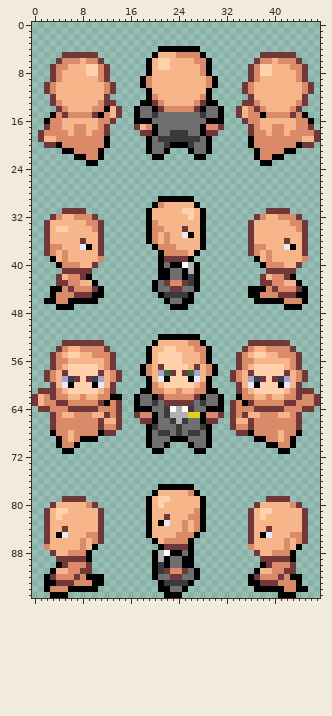
Sprite sheet -- skin/fighter/bankier/trainer.png. That is the earlier state.
The file is 48x96 pixels.
The same view after the edit:
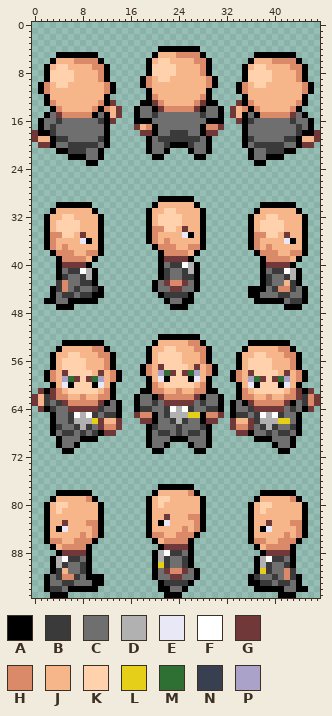
Palette (. is transparent): A #000000  B #3a3a3a  C #6f6f6f  D #b1b1b1  E #e8e8f6  F #ffffff  G #703838  H #da8a68  J #f6b68a  K #ffd1ad  L #e5cf18  M #2e6f33  N #373f50  P #aaa2c8
Message: SKIN proportion du nue refait le skin du bankier peux ce deplacer
Diff:
Changed rows in their new state; - is an unchanged pixel.
first column x 0:
 5 ----AAAAAAA--------------------------AAAAAAA---
 6 ---AJJJ-H--A------------------------AJJJH---A--
 7 --AJKK---JH-A-------K--K-----------AJK-J-----A-
 8 --AKKKK--JJ-A-------KKKK-----------AKK-------A-
 9 --AKKKK-----A--------KK------------AKKKK-----A-
10 -AHJKK-------A--------------------AHJKK-------A
11 -AHJ---------A--------------------AHJ---------A
12 --AJ--------A----------------------AJ--------A-
13 --AHJ-------A---------------------GAHJ-------A-
14 ---AHJ-----AH--------------------GJHAHJ-----A--
15 --ACGH----ACA--------------------GJACAH-----C--
16 -ACCBCCCCCCBA---------------------GABCCCCCCBCC-
17 -ACBCCCCCCCCA----------------------ACCCCCCCCBCA
18 GAABCCCCCCCCA----------------------ACCCCCCCCBAA
19 GJ-ABBCCCCCB-----------------------ABCCCCCBBA--
20 -G-ACCBBBBBC-----------------------ACBBBBBCC---
21 ----A-BBBCC-------------------------ACCBBB-----
22 ------A--CC-------------------------ACCA-------
23 -------------------------------------A-.-------
first column x 2:
30 --AAAAAA-----------J----------------AAAAAA--
31 -AJJJJJJA-----------KK-JJ----------AJJJJJJA-
32 AJJKKJJJJA---------KKKK-J---------AJJKKJJJJA
33 A-KKKK-JJA--------JKKKK-----------A-KKKK-JJA
34 A---KK--JA----------KK------------A-KKKK--JA
35 AHHKK-G--A----------J-------------AHHKK-G--A
36 AH----EA-A------------------------AH----EA-A
37 A-JH--JJ-A--------------HH--------A-JH--JJ-A
38 .AH-H--HHA------------------------.AH-H--HHA
39 -.A-HHH-A.-------------------------.A-HHH-A.
40 ---GGGGA.------------BB--------------GGGGA.-
41 --ACBBFDA-----------B--B------------ACBBFDA-
42 --ABCCBDA-----------B--B------------ABCCBDA-
43 --BHCCBB----------------C-----------ABCC-B--
44 --B-CBCCB----------------------------CB--BC-
45 --CBBCBB----------------------------CCCBBCC-
46 --CC------------------------------------CBB-
first column x 2:
53 ---AAAAAAA------------------------AAAAAAA---
54 --AJ--JJ--A----------------------AJ--JJ--A--
55 -AJ-----J--A--------------------AJ-----J--A-
56 -AJKKKK----A--------------------AJKKKK----A-
57 -AJK---JJ--A--------------------AJK---JJ--A-
58 A-------J---A------------------A-------J---A
59 A---M---M---A------------------A---M---M---A
60 -A---------A--------------------A---------A-
61 A----------A--------------------A----------A
62 B-----------.------------------------------B
63 BCB--------CA------------------AC--------ACB
64 ABCC-----BCCA---BB---------BB--ACCB-----CBCA
65 -ACCBFDFBCBBA------------------ABBCBFDFBCCA-
66 -ACCBDDDL--------------------------BDDDLLCA-
67 -ABCCBDBC--------------------------CBDBCCBA-
68 --CBBCBCB--------------------------CCBCBBC--
69 ---CCC-------------------------------ACCC---
70 ---CC--------------------------------.-CC---
first column x 2:
78 --AAAAAA----------------------------AAAAAA--
79 -AJJJJJHA--------------------------AJJJJJHA-
80 AJKK---JJA------------------------AJKK---JJA
81 A--J-----A---------------J--------A--J-----A
82 A-J------A------------------------A-J------A
83 A--G---HHA-------------J----------A--G---HHA
84 A-AE----HA------------------------A-AE----HA
85 A-JJ--HJ-A--------HH--------------A-JJ--HJ-A
86 AHH--H-HA.------------------------AHH--H-HA.
87 .A-HHH-A.-------------------------.A-HHH-A.-
88 -.AGGGG--------------BB------------.AGGGG---
89 -ADFBBC-------------B--B-----------ADFBBC---
90 -ADBCCBA-----------LB--B-----------ADBCCBA--
91 --B-CCBA-----------C----------------LBCCHB--
92 -CB--BC----------------------------BCCBC-B--
93 -CCBBCCC----------------------------BBCBBC--
94 -BBC------------------------------------CC--
